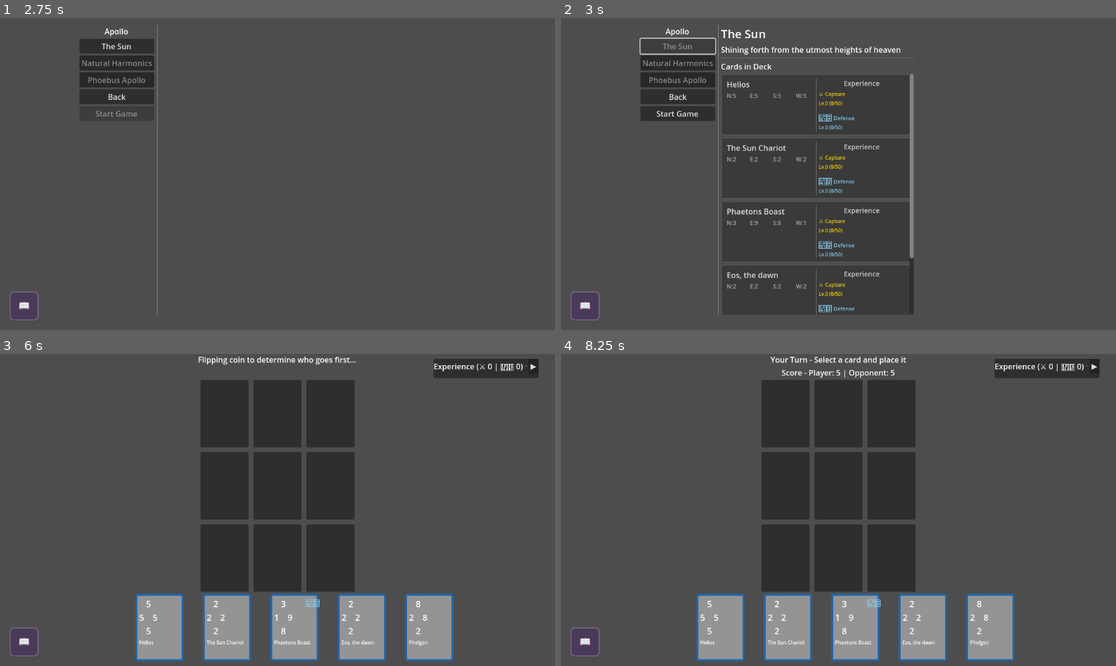
Above: before the commit, frames 1-4 (two rows, left to right).
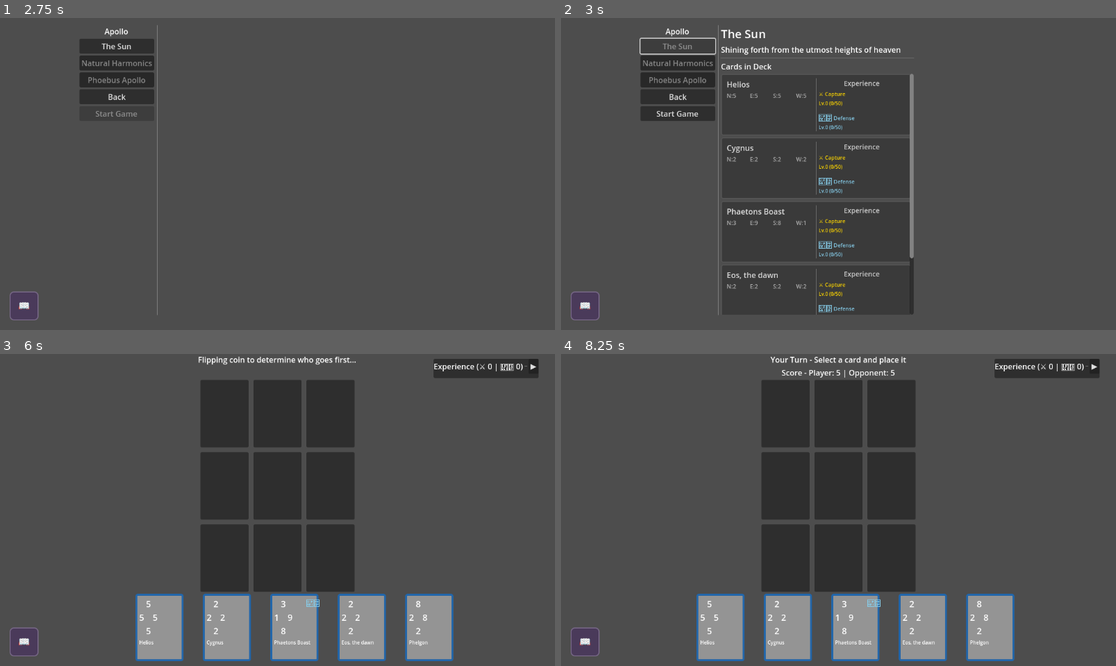
Above: after the commit, the same moments.

Repository: leslieharding/Mnemosyne
Game: Godot game, scene res://Scenes/MainMenu.tscn
Two runs of this game, one before a commit and one after it. Both use one fixed random seed, a clock stepped at 60 frames per second and the inputs below.
Inputs:
- Up to frame 1 (2.75 s): click "New Game" at 0.5 s; click "New Game" at 1.25 s; click "Apollo" at 2 s
- Up to frame 2 (3 s): click "The Sun" at 2.75 s
- Up to frame 3 (6 s): click "Start Game" at 3.5 s; click "▶" at 4.25 s; click "▼" at 5 s; click "Battle Shadow Acolyte" at 5.75 s
- Up to frame 4 (8.25 s): click "📖" at 6.5 s; click "▶" at 7.25 s; click "X" at 8 s

Frame 1 is identical in both runs. In frame 2, 0.1% of the frame differs, in the area x 29-41%, y 40-44%; in frame 3, less than 0.1%; in frame 4, less than 0.1%.

Commit message:
stat nullify fix

Diff:
--- a/Resources/Abilities/stat_nullify_ability.gd
+++ b/Resources/Abilities/stat_nullify_ability.gd
@@ -32,6 +32,17 @@
 		print("StatNullifyAbility: No game manager provided")
 		return false
 
+	# Check if stats are already at minimum (1,1,1,1) - no need to nullify
+	var already_nullified = true
+	for value in captured_card.values:
+		if value > 1:
+			already_nullified = false
+			break
+
+	if already_nullified:
+		print("StatNullifyAbility: Card stats are already at minimum (1,1,1,1), no nullification needed")
+		return false  # Return false to indicate no effect occurred
+
 	# Store original values for logging
 	var original_values = captured_card.values.duplicate()
 
@@ -48,7 +59,7 @@
 	if game_manager.has_method("update_card_display"):
 		game_manager.update_card_display(captured_position, captured_card)
 
-	# VISUAL EFFECT: Show stat nullify arrow
+	# VISUAL EFFECT: Show stat nullify arrow (only when stats actually changed)
 	var card_display = game_manager.get_card_display_at_position(captured_position)
 	if card_display and game_manager.visual_effects_manager:
 		game_manager.visual_effects_manager.show_stat_nullify_arrow(card_display)
--- a/Resources/Collections/Apollo.tres
+++ b/Resources/Collections/Apollo.tres
@@ -36,9 +36,9 @@
 
 [sub_resource type="Resource" id="Resource_w7xgs"]
 script = ExtResource("1_vqrrp")
-card_name = "The Sun Chariot"
+card_name = "Cygnus"
 values = Array[int]([2, 2, 2, 2])
-description = "Helios graces us with his presence"
+description = "Oh Phaeton, don't listen to him!"
 abilities = Array[ExtResource("2_cm1c1")]([SubResource("Resource_bj61k")])
 metadata/_custom_type_script = "uid://lhqcxql28o5c"
 
--- /dev/null
+++ b/Resources/Cutscenes/cutscene_resource.gd
@@ -0,0 +1,9 @@
+# res://Resources/Cutscenes/cutscene_resource.gd
+extends Resource
+class_name CutsceneResource
+
+@export var cutscene_id: String
+@export var cutscene_name: String
+@export var dialogue_sequence: Array[DialogueData]
+@export var next_scene: String = ""  # Scene to go to after cutscene
+@export var background_color: Color = Color.BLACK
--- /dev/null
+++ b/Resources/Cutscenes/dialogue_data.gd
@@ -0,0 +1,7 @@
+# res://Resources/Cutscenes/dialogue_data.gd
+extends Resource
+class_name DialogueData
+
+@export var speaker_id: String  # "narrator", "mnemosyne", "voice", etc.
+@export var text: String
+@export var speaker_name: String = ""  # Display name (can be different from ID)
Not shown, added: Resources/Cutscenes/cutscene_resource.gd.uid
Not shown, added: Resources/Cutscenes/dialogue_data.gd.uid
